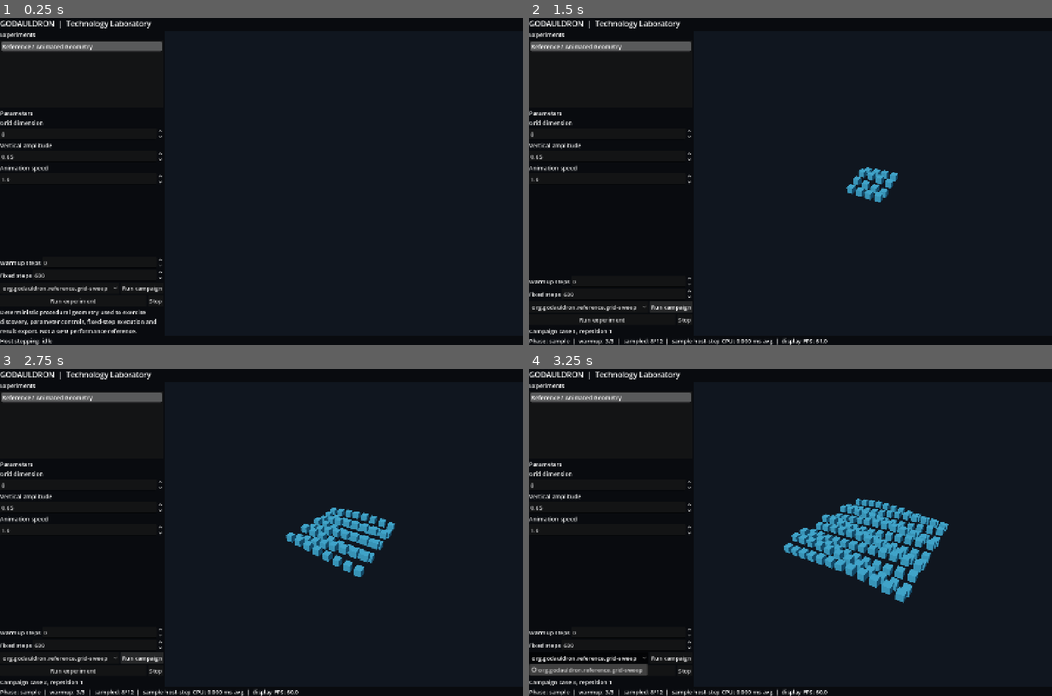
Above: before the commit, frames 1-4 (two rows, left to right).
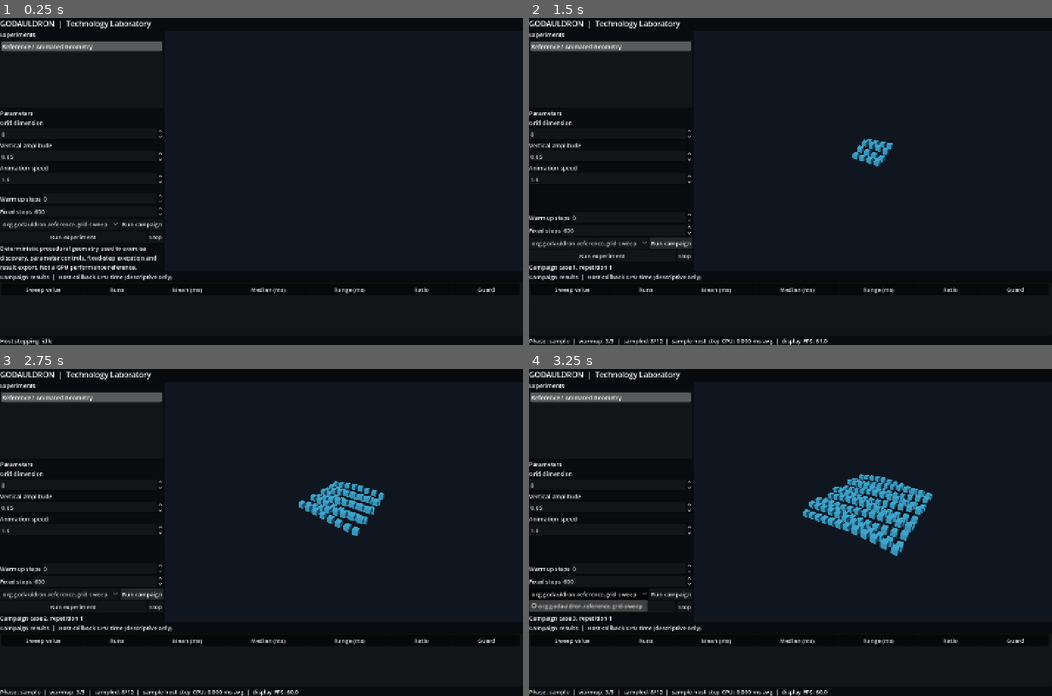
Above: after the commit, the same moments.

Repository: thomthehound/Godauldron
Game: Godot game, scene res://scenes/main.tscn
The game is run twice, just before and just after one commit, with the same random seed, the same clock (stepped at 60 frames per second) and the same inputs.
Inputs:
- Up to frame 1 (0.25 s): no input
- Up to frame 2 (1.5 s): click "Run campaign" at 0.5 s; click "Run campaign" at 1.25 s
- Up to frame 3 (2.75 s): click "Run campaign" at 2 s
- Up to frame 4 (3.25 s): click "org.godauldron.reference.grid…" at 2.75 s

The runs differ from the first frame. In frame 1, 3.1% of the frame differs, in the area x 0-95%, y 54-97%; in frame 2, 3.1%; in frame 3, 5.0%; in frame 4, 8.9%, in the area x 0-95%, y 32-97%.

Commit message:
Render saved campaign comparisons in application results table

Diff:
--- a/scripts/laboratory.gd
+++ b/scripts/laboratory.gd
@@ -22,6 +22,7 @@
 var _warmup_steps: SpinBox
 var _campaign_picker: OptionButton
 var _campaign_button: Button
+var _comparison_table: Tree
 var _campaign_plans: Array[Dictionary] = []
 var _campaign: RefCounted = null
 var _last_campaign_report_path: String = ""
@@ -146,6 +147,21 @@
 	viewport_container.size_flags_vertical = Control.SIZE_EXPAND_FILL
 	content.add_child(viewport_container)
 	viewport_container.add_child(_viewport)
+
+	var comparison_panel := VBoxContainer.new()
+	root.add_child(comparison_panel)
+	var comparison_title := Label.new()
+	comparison_title.text = "Campaign results  |  Host callback CPU time (descriptive only)"
+	comparison_panel.add_child(comparison_title)
+	_comparison_table = Tree.new()
+	_comparison_table.columns = 7
+	_comparison_table.hide_root = true
+	_comparison_table.column_titles_visible = true
+	_comparison_table.custom_minimum_size = Vector2(0, 145)
+	var column_names := ["Sweep value", "Runs", "Mean (ms)", "Median (ms)", "Range (ms)", "Ratio", "Guard"]
+	for i in range(column_names.size()):
+		_comparison_table.set_column_title(i, column_names[i])
+	comparison_panel.add_child(_comparison_table)
 
 	_telemetry = Label.new()
 	_telemetry.text = "Host stepping: idle"
@@ -247,6 +263,7 @@
 	_campaign = ExperimentCampaign.new()
 	_last_campaign_report_path = ""
 	_last_campaign_summary.clear()
+	_comparison_table.clear()
 	var errors: PackedStringArray = _campaign.configure(
 		_campaign_plans[_campaign_picker.selected], _manifest
 	)
@@ -271,6 +288,7 @@
 
 func _finish_campaign(completed: bool) -> void:
 	_last_campaign_summary = _campaign.summary(completed)
+	_show_comparison(_last_campaign_summary)
 	var path: String = _save_report(_last_campaign_summary, "campaign_" + String(_last_campaign_summary["campaign_id"]))
 	_last_campaign_report_path = path
 	_campaign = null
@@ -279,6 +297,27 @@
 		_status.text = "Campaign summary NOT saved: " + _status.text
 		return
 	_status.text = ("Campaign complete" if completed else "Campaign cancelled") + ": " + path
+
+
+func _show_comparison(summary: Dictionary) -> void:
+	_comparison_table.clear()
+	var root_item: TreeItem = _comparison_table.create_item()
+	for entry in summary.get("case_summaries", []):
+		var item: TreeItem = _comparison_table.create_item(root_item)
+		item.set_text(0, str(entry["axis_value"]))
+		item.set_text(1, "%d/%d" % [int(entry["completed_repetitions"]), int(entry["requested_repetitions"])])
+		for column in [2, 3]:
+			var field: String = "mean_host_step_cpu_usec" if column == 2 else "median_host_step_cpu_usec"
+			var value: Variant = entry[field]
+			item.set_text(column, "—" if value == null else "%.4f" % [float(value) / 1000.0])
+		var minimum: Variant = entry["minimum_host_step_cpu_usec"]
+		var maximum: Variant = entry["maximum_host_step_cpu_usec"]
+		item.set_text(4, "—" if minimum == null or maximum == null else \
+			"%.4f–%.4f" % [float(minimum) / 1000.0, float(maximum) / 1000.0])
+		var ratio: Variant = entry["relative_to_baseline"]
+		item.set_text(5, "—" if ratio == null else "%.3fx" % float(ratio))
+		var status: String = String(entry["guard_status"])
+		item.set_text(6, "Descriptive" if status == "not_configured" else status.replace("_", " ").capitalize())
 
 
 func _collect_parameters() -> Dictionary:
